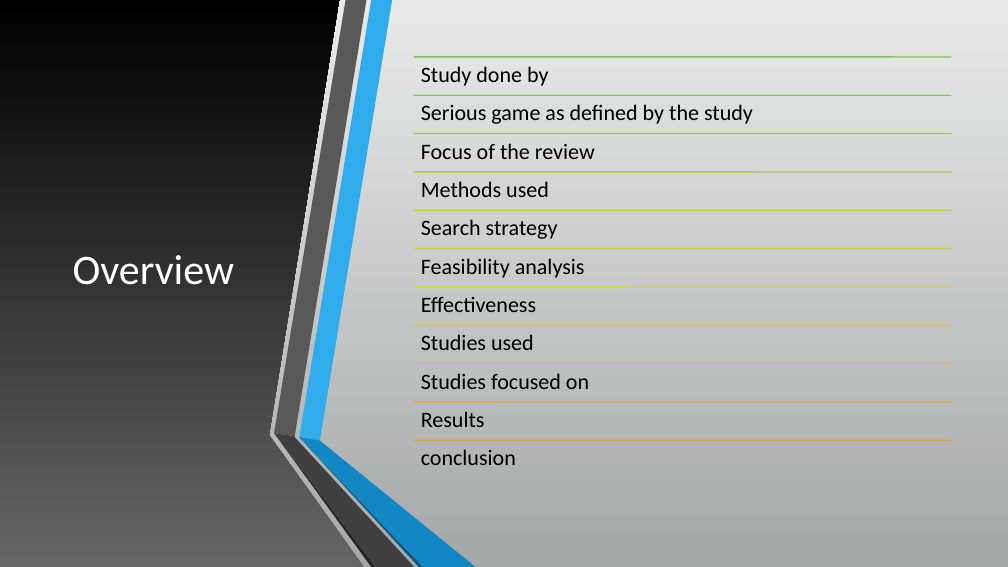
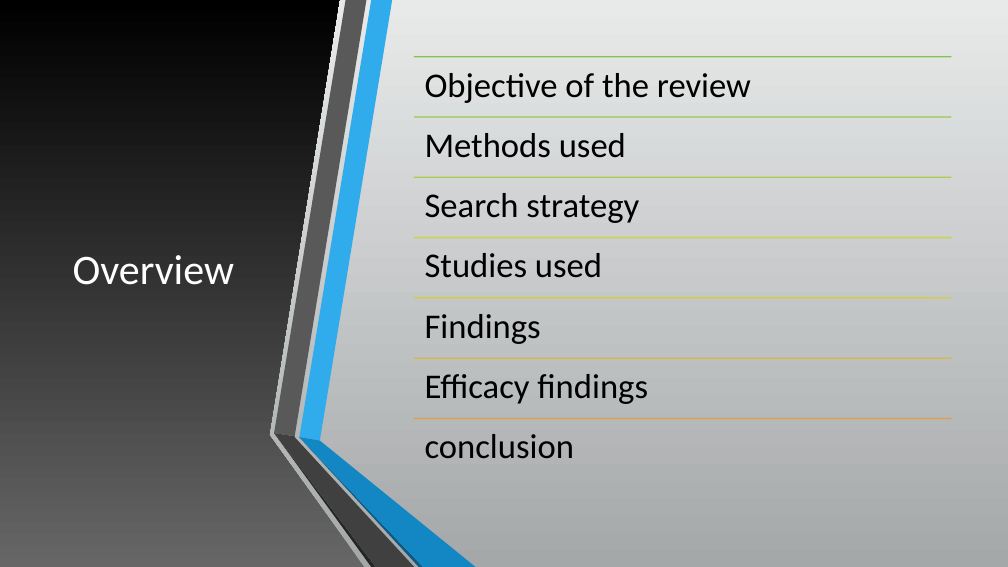
Before and after one commit to LoftieFourie/Honours_Project, a slide deck: slide 2 of MusicTherapy.pptx. Drawn at 1008x567 pixels with LibreOffice and Linux fonts; fonts in the diff are those of the drawing. Boxes give left, top, right and bottom in pixels: in the first picture for what was removed or moved away, otherwise in the second. Text is boxed around its words. In the diff, an @@ line names an element or a change of style, - is before the commit and + after.

```diff
--- a/MusicTherapy.pptx
+++ b/MusicTherapy.pptx
@@ text at [425,73,751,103]: text changed; size 21 to 33 pt @@
-Focus of the review
+Objective of the review
@@ text "Methods used": place and size @@
-text "Methods used" at [421,181,549,197]
+text "Methods used" at [425,133,626,158]
@@ line moved from (414, 134) - (951, 134) to (414, 117) - (951, 117) @@
@@ line (414, 117) - (951, 117): stroke #9AC94B 1.25 pt to #95C84C 1.25 pt @@
@@ text "Search strategy": place and size @@
-text "Search strategy" at [421,219,558,239]
+text "Search strategy" at [425,193,639,223]
@@ line moved from (414, 172) - (951, 172) to (414, 178) - (951, 178) @@
@@ line (414, 178) - (951, 178): stroke #A8CD4A 1.25 pt to #ADCE49 1.25 pt @@
@@ size 21 to 33 pt; more space between paragraphs in 4 elements at [425,434,574,459], [425,193,639,223], [425,133,626,158], [425,253,602,278] @@
@@ text "Studies used": place and size @@
-text "Studies used" at [421,334,534,350]
+text "Studies used" at [425,253,602,278]
@@ line moved from (414, 249) - (951, 249) to (414, 237) - (951, 237) @@
@@ line moved from (414, 287) - (951, 287) to (414, 298) - (951, 298) @@
@@ line (414, 298) - (951, 298): stroke #D6D344 1.25 pt to #D8CB43 1.25 pt @@
@@ text added at [425,314,541,344], 33 pt, text #000000 @@
+Findings
@@ line moved from (414, 364) - (951, 364) to (414, 358) - (951, 358) @@
@@ line (414, 358) - (951, 358): stroke #DCBA41 1.25 pt to #DDB541 1.25 pt @@
@@ text added at [425,374,648,404], 33 pt, text #000000 @@
+Efficacy findings
@@ text "conclusion": place and size @@
-text "conclusion" at [421,449,516,465]
+text "conclusion" at [425,434,574,459]
@@ line moved from (414, 440) - (951, 440) to (414, 419) - (951, 419) @@
@@ group removed at [414,66,951,427]: 6 texts, 4 lines @@
-Study done by
-Serious game as defined by the study
-Feasibility analysis
-Effectiveness
-Studies focused on
-Results
```
Also in this commit, not shown: 4 slides added, 3 slides removed.
